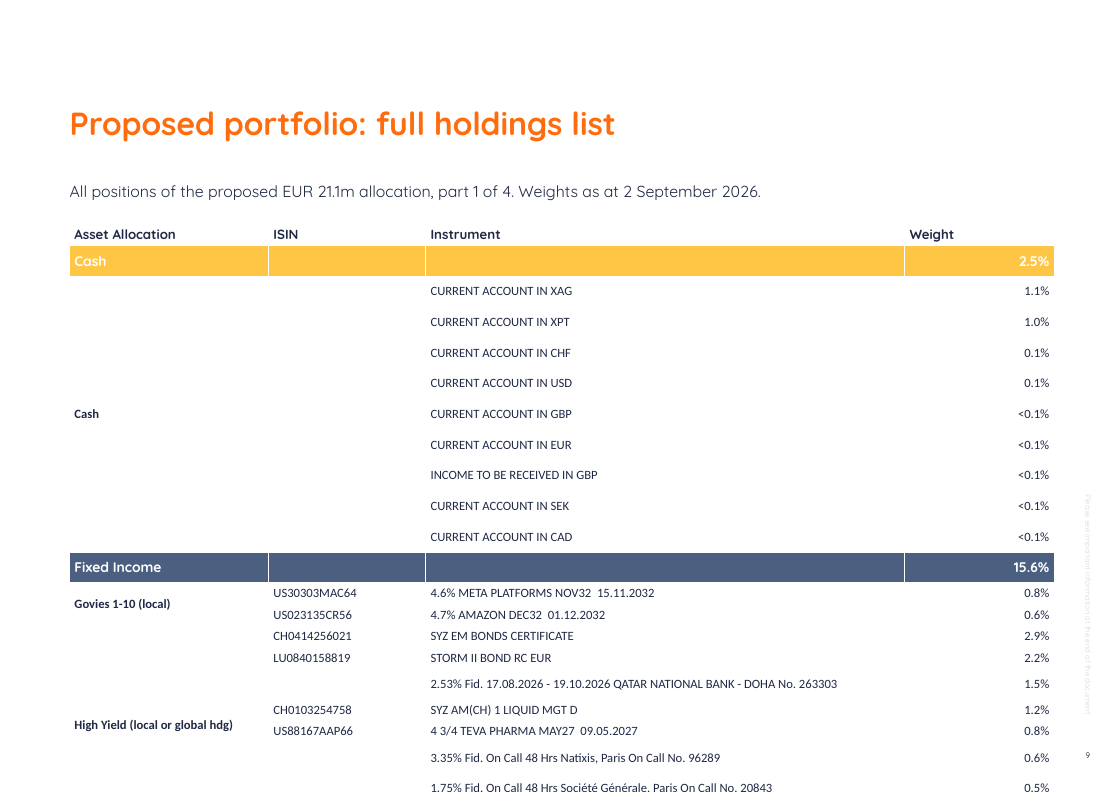
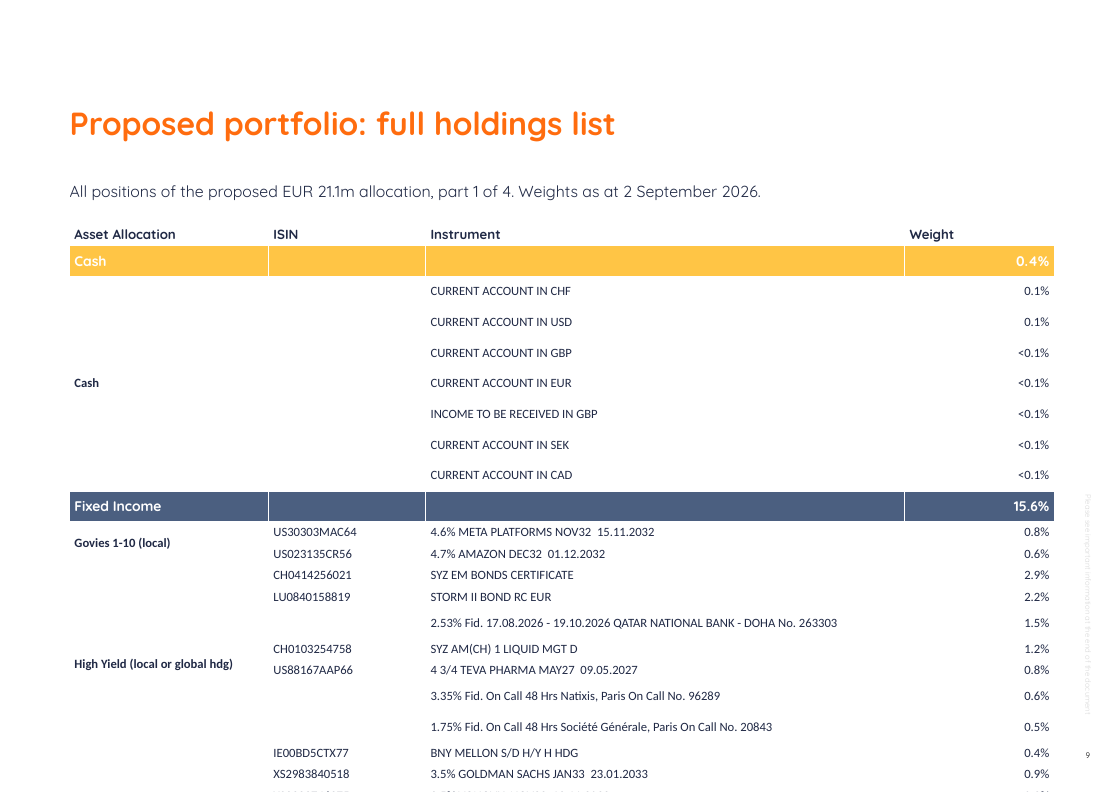
Before and after one commit to jb-db05/Investment_Proposal, a slide deck: slide 9 of Investment Proposal - Growth - August 2026.pptx. Drawn at 1120x792 pixels with LibreOffice and Linux fonts; fonts in the diff are those of the drawing; background and template pictures are left out. Boxes give left, top, right and bottom in pixels: in the first picture for what was removed or moved away, otherwise in the second. Text is boxed around its words. In the diff, an @@ line names an element or a change of style, - is before the commit and + after.

```diff
--- a/Investment Proposal - Growth - August 2026.pptx
+++ b/Investment Proposal - Growth - August 2026.pptx
@@ table at box(70, 224, 1055, 782) @@
-row 2: Cash |  |  | 2.5%
-row 3: Cash |  | CURRENT ACCOUNT IN XAG | 1.1%
-row 4:  |  | CURRENT ACCOUNT IN XPT | 1.0%
-row 5:  |  | CURRENT ACCOUNT IN CHF | 0.1%
+row 2: Cash |  |  | 0.4%
+row 3: Cash |  | CURRENT ACCOUNT IN CHF | 0.1%
+row 21: Corporate IG (local) | XS2983840518 | 3.5% GOLDMAN SACHS JAN33 23.01.2033 | 0.9%
+row 22:  | XS3222746375 | 3.5% VONOVIA NOV32 12.11.2032 | 0.9%
+row 23:  | US718172DY22 | 4% PHILIP MORRIS OCT30 29.10.2030 | 0.8%
+row 24:  | US38141GZM94 | 3.102% GOLDMAN FLR FEB33 24.02.2033 | 0.5%
```
Also in this commit, not shown: 6 other slides changed, 7 other files.
